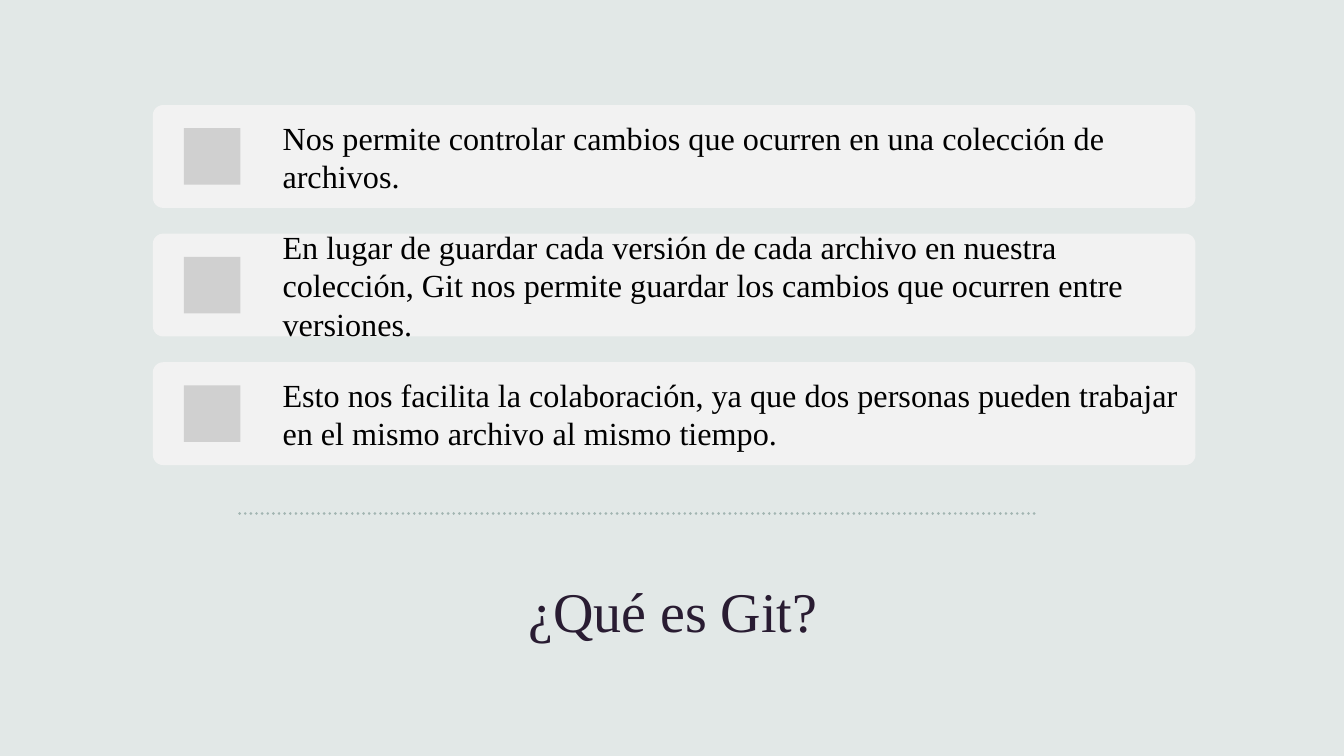
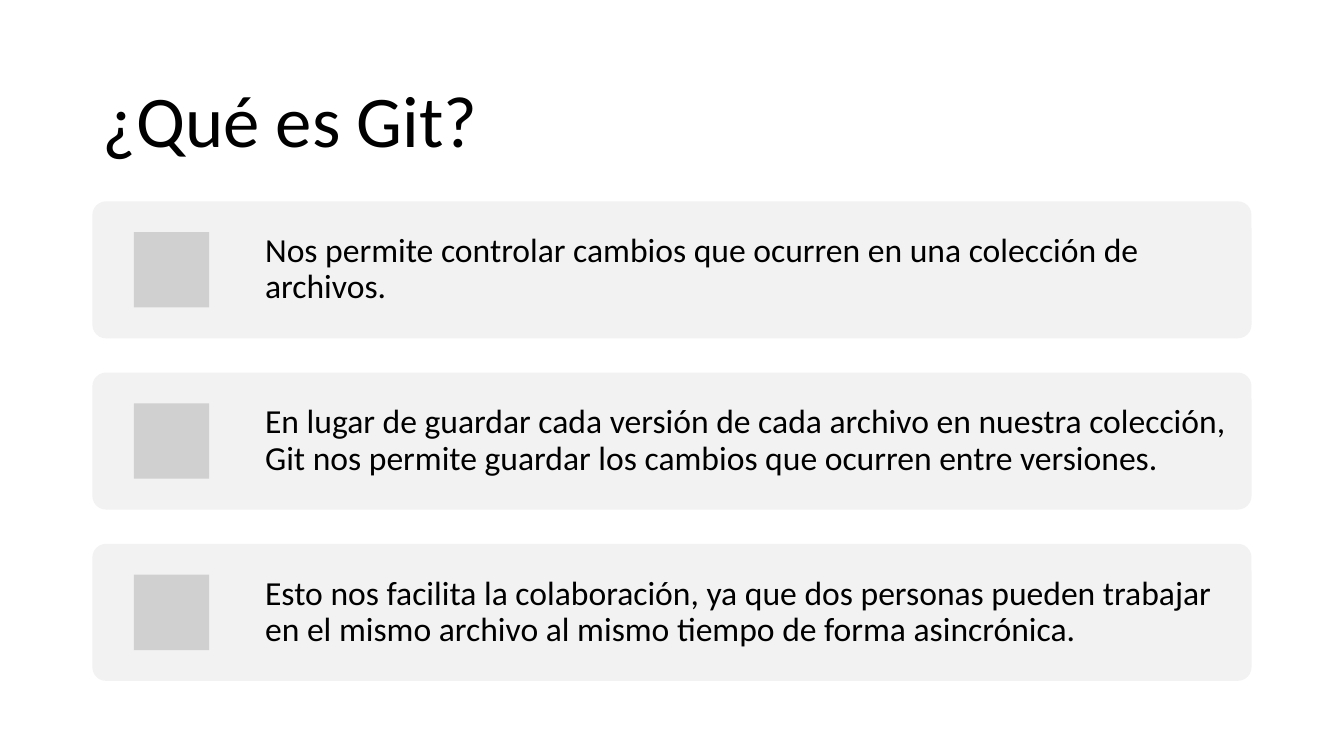
Before and after one commit to mfloresdev/Tutorial-Git, a slide deck: slide 2 of Git & GitHub.pptx. Drawn at 1344x756 pixels with LibreOffice and Linux fonts; fonts in the diff are those of the drawing; grey boxes stand for pictures. Boxes give left, top, right and bottom in pixels: in the first picture for what was removed or moved away, otherwise in the second. Text is boxed around its words. In the diff, an @@ line names an element or a change of style, - is before the commit and + after.

Commit message:
Final Presentation

```diff
--- a/Git & GitHub.pptx
+++ b/Git & GitHub.pptx
@@ background #E2E8E7 to #FFFFFF @@
@@ rectangle removed at [0,0,1344,756] @@
@@ title "¿Qué es Git?": place and size @@
-title "¿Qué es Git?" at [528,593,817,643]
+title "¿Qué es Git?" at [102,97,478,160]
@@ title "¿Qué es Git?" at [102,97,478,160]: size 40 to 52 pt, font Times New Roman to Calibri, text colour #291C32 to #000000; alignment centre to left; line spacing 1 to 0.9 @@
@@ picture removed at [185,128,241,185] @@
@@ rounded rectangle: place and size @@
-rounded rectangle at [153,234,1196,337]
+rounded rectangle at [93,202,1252,339]
@@ text "Nos permite controlar cambios que ...": place and size @@
-text "Nos permite controlar cambios que ..." at [283,127,1104,189]
+text "Nos permite controlar cambios que ..." at [265,238,1138,299]
@@ text "Nos permite controlar cambios que ..." at [265,238,1138,299]: size 23 to 24 pt, font Times New Roman to Calibri; line spacing 1 to 0.9 @@
@@ group removed at [1021,0,1344,555]: 4 freeform shapes @@
@@ picture added at [134,232,210,308] @@
@@ rounded rectangle: place and size @@
-rounded rectangle at [153,362,1196,465]
+rounded rectangle at [93,373,1252,510]
@@ picture removed at [185,385,241,442] @@
@@ text "En lugar de guardar cada ..." at [265,409,1225,476]: size 23 to 24 pt, font Times New Roman to Calibri; line spacing 1 to 0.9 @@
@@ text "En lugar de guardar cada ...": place and size @@
-text "En lugar de guardar cada ..." at [283,236,1122,337]
+text "En lugar de guardar cada ..." at [265,409,1225,476]
@@ picture: place and size @@
-picture at [185,257,241,314]
+picture at [134,403,210,479]
@@ line removed from (240, 514) to (1035, 514) @@
@@ rounded rectangle: place and size @@
-rounded rectangle at [153,105,1196,208]
+rounded rectangle at [93,544,1252,682]
@@ picture added at [134,575,210,650] @@
@@ text at [265,581,1211,647]: text changed; size 23 to 24 pt; font Times New Roman to Calibri @@
-Esto nos facilita la colaboración, ya que dos personas pueden trabajar en el mismo archivo al mismo tiempo.
+Esto nos facilita la colaboración, ya que dos personas pueden trabajar en el mismo archivo al mismo tiempo de forma asincrónica.
```
Also in this commit, not shown: 20 other slides changed, 19 slides added, 18 slides removed.
